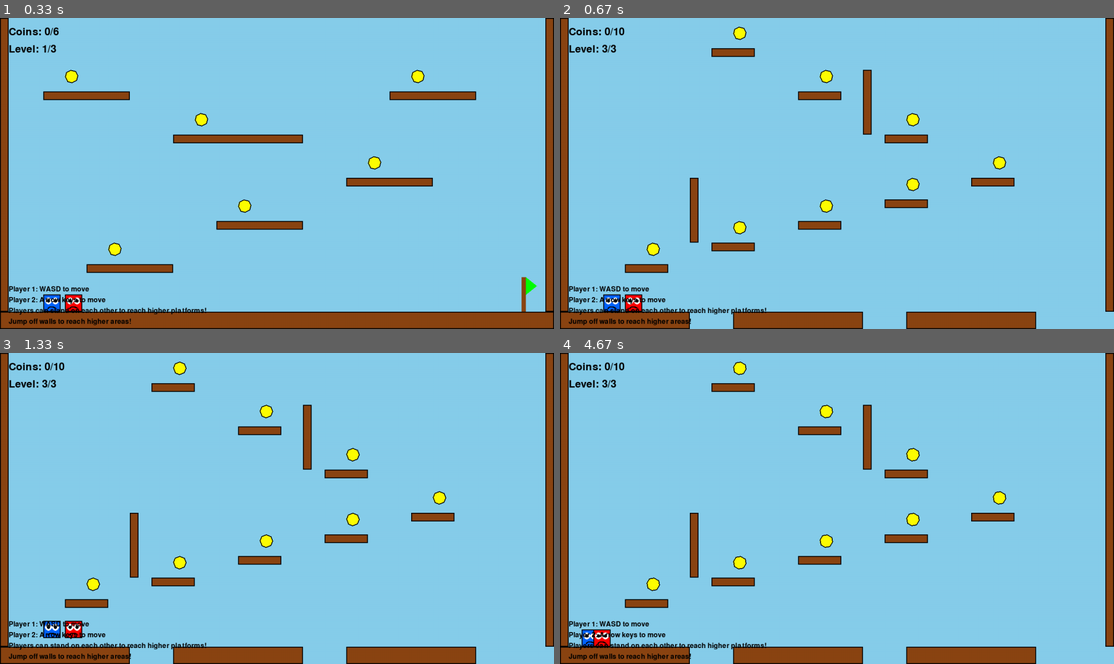
Above: before the commit, frames 1-4 (two rows, left to right).
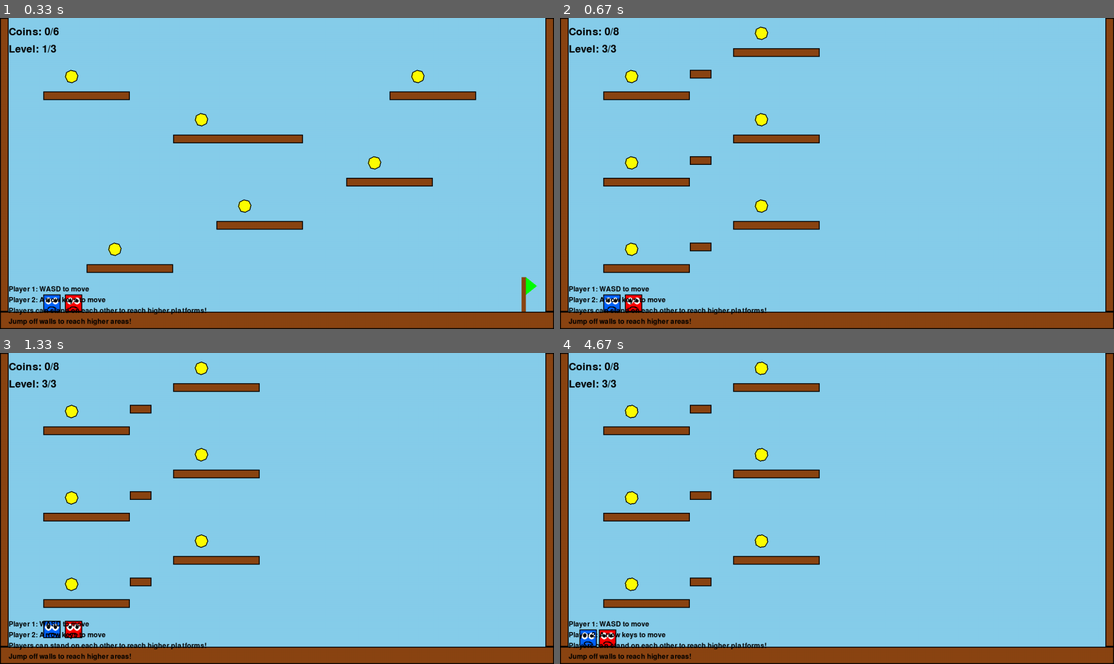
Above: after the commit, the same moments.

Repository: robjohncolson/Downloads
Game: pygame game, started from pygame_smartboard_starter (1).py
The game is run twice, just before and just after one commit, with the same random seed, the same clock (stepped at 60 frames per second) and the same inputs.
Inputs:
- Up to frame 1 (0.33 s): no input
- Up to frame 2 (0.67 s): tap 3 at 0.33 s
- Up to frame 3 (1.33 s): hold Right 0.67-1.13 s; hold D 0.67-1.13 s; tap 2 at 0.82 s; hold Up from 1.17 s (still down); hold W from 1.17 s (still down); tap 3 at 1.32 s
- Up to frame 4 (4.67 s): release Up at 1.47 s; release W at 1.47 s; hold Right 1.5-1.97 s; hold D 1.5-1.97 s; tap 1 at 1.65, 3.15 s; hold Left 2-2.53 s; hold A 2-2.53 s; tap 2 at 2.15, 3.55 s; hold Left 2.57-2.97 s; hold A 2.57-2.97 s; tap 3 at 2.72, 4.22 s; hold Up 3-3.37 s; hold W 3-3.37 s; hold Right 3.4-4.03 s; hold D 3.4-4.03 s; hold Left 4.07-4.53 s; hold A 4.07-4.53 s; hold Right from 4.57 s (still down); hold D from 4.57 s (still down)

Frame 1 is identical in both runs. In frame 2, 7.6% of the frame differs, in the area x 7-100%, y 2-100%; in frame 3, 7.6%; in frame 4, 7.9%, in the area x 3-100%, y 2-100%.

Commit message:
fix the faces

Diff:
--- a/pygame_smartboard_starter (1).py
+++ b/pygame_smartboard_starter (1).py
@@ -94,14 +94,14 @@
         self.last_wall_id = None  # Track the last wall we jumped from
         self.bounce_timer = 0  # Timer to enforce bounce direction
         self.ignore_wall_contact = False  # Flag to ignore wall contact during bounce
-        self.has_wall_jumped = False  # Flag to track if player has performed a wall jump
+        self.happy_face = False  # New attribute to track if player should show happy face
 
     def update(self, platforms, coins, keys_pressed, other_players=None):
         # Handle bounce timer
         if self.bounce_timer > 0:
             self.bounce_timer -= 1
-            # Force velocity in bounce direction while timer is active - back to default force
-            self.vel_x = self.wall_jump_direction * MOVE_SPEED * 1.5  # Back to default 1.5
+            # Force velocity in bounce direction while timer is active
+            self.vel_x = self.wall_jump_direction * MOVE_SPEED * 1.5
 
             # While bouncing, ignore wall contact with the same wall
             self.ignore_wall_contact = True
@@ -119,19 +119,18 @@
 
             # Check if player can jump
             can_normal_jump = self.on_ground or self.standing_on_player
-            can_do_wall_jump = self.can_wall_jump and not self.has_wall_jumped
+            can_do_wall_jump = self.can_wall_jump
 
             if keys_pressed[pygame.K_w] and self.bounce_timer <= 0 and (can_normal_jump or can_do_wall_jump):
                 self.vel_y = JUMP_STRENGTH
                 self.is_jumping = True
 
-                if self.can_wall_jump and not self.has_wall_jumped:
-                    # Apply horizontal bounce away from wall with default force
-                    self.vel_x = self.wall_jump_direction * MOVE_SPEED * 1.5  # Back to default 1.5
+                if self.can_wall_jump:
+                    # Apply horizontal bounce away from wall
+                    self.vel_x = self.wall_jump_direction * MOVE_SPEED * 1.5
                     self.can_wall_jump = False  # Use up the wall jump
-                    self.has_wall_jumped = True  # Mark that player has wall jumped
                     # Briefly prevent player from overriding the bounce direction
-                    self.bounce_timer = 10  # Back to original 10 frames
+                    self.bounce_timer = 10
 
                 jump_sound.play()  # Play jump sound
 
@@ -145,19 +144,18 @@
 
             # Check if player can jump
             can_normal_jump = self.on_ground or self.standing_on_player
-            can_do_wall_jump = self.can_wall_jump and not self.has_wall_jumped
+            can_do_wall_jump = self.can_wall_jump
 
             if keys_pressed[pygame.K_UP] and self.bounce_timer <= 0 and (can_normal_jump or can_do_wall_jump):
                 self.vel_y = JUMP_STRENGTH
                 self.is_jumping = True
 
-                if self.can_wall_jump and not self.has_wall_jumped:
-                    # Apply horizontal bounce away from wall with default force
-                    self.vel_x = self.wall_jump_direction * MOVE_SPEED * 1.5  # Back to default 1.5
+                if self.can_wall_jump:
+                    # Apply horizontal bounce away from wall
+                    self.vel_x = self.wall_jump_direction * MOVE_SPEED * 1.5
                     self.can_wall_jump = False  # Use up the wall jump
-                    self.has_wall_jumped = True  # Mark that player has wall jumped
                     # Briefly prevent player from overriding the bounce direction
-                    self.bounce_timer = 10  # Back to original 10 frames
+                    self.bounce_timer = 10
 
                 jump_sound.play()  # Play jump sound
 
@@ -171,7 +169,7 @@
         # Move horizontally
         self.rect.x += int(self.vel_x)
 
-        # Check for horizontal collisions
+        # Check for horizontal collisions with platforms
         self.touching_wall = False  # Reset wall contact status
         current_wall_id = None
 
@@ -193,20 +191,25 @@
                         current_wall_id = id(platform)  # Use platform's memory address as unique ID
                 self.vel_x = 0
 
-        # Enable wall jump if touching a wall, not on ground, and it's a different wall
-        # AND player hasn't already used their wall jump
-        if self.touching_wall and not self.on_ground and current_wall_id != self.last_wall_id and not self.has_wall_jumped:
+        # Check for horizontal collisions with other players
+        if other_players:
+            for other in other_players:
+                if self.rect.colliderect(other.rect):
+                    if self.vel_x > 0:  # Moving right
+                        self.rect.right = other.rect.left
+                    elif self.vel_x < 0:  # Moving left
+                        self.rect.left = other.rect.right
+                    self.vel_x = 0
+
+        # Enable wall jump if touching a wall and not on ground
+        if self.touching_wall and not self.on_ground and current_wall_id != self.last_wall_id:
             self.can_wall_jump = True
             self.last_wall_id = current_wall_id  # Remember this wall
-        else:
-            # If player has already wall jumped, don't allow another wall jump
-            if self.has_wall_jumped:
-                self.can_wall_jump = False
 
         # Move vertically
         self.rect.y += int(self.vel_y)
 
-        # Check for vertical collisions
+        # Check for vertical collisions with platforms
         self.on_ground = False
         self.standing_on_player = False
 
@@ -219,7 +222,19 @@
                     self.rect.top = platform.rect.bottom
                 self.vel_y = 0
 
-        # Check if standing on another player
+        # Check for vertical collisions with other players
+        if other_players:
+            for other in other_players:
+                if self.rect.colliderect(other.rect):
+                    if self.vel_y > 0:  # Falling onto other player
+                        self.rect.bottom = other.rect.top
+                        self.standing_on_player = True
+                        self.vel_y = 0
+                    elif self.vel_y < 0:  # Jumping into other player from below
+                        self.rect.top = other.rect.bottom
+                        self.vel_y = 0
+
+        # Check if standing on another player (separate check for when already positioned)
         if other_players:
             for other in other_players:
                 if (self.rect.bottom == other.rect.top + 1 and
@@ -238,7 +253,6 @@
         if self.on_ground:
             self.is_jumping = False
             self.last_wall_id = None  # Reset wall tracking when touching ground
-            self.has_wall_jumped = False  # Reset wall jump flag when touching ground
 
     def respawn(self):
         self.rect.x = self.spawn_x
@@ -246,7 +260,7 @@
         self.vel_x = 0
         self.vel_y = 0
         self.last_wall_id = None
-        self.has_wall_jumped = False
+        self.can_wall_jump = False    # Reset can_wall_jump on respawn
 
     def draw(self, screen):
         pygame.draw.rect(screen, self.color, self.rect)
@@ -262,9 +276,14 @@
         pygame.draw.circle(screen, BLACK, (self.rect.left + 12, self.rect.top + 15), pupil_size)
         pygame.draw.circle(screen, BLACK, (self.rect.right - 12, self.rect.top + 15), pupil_size)
 
-        # Draw mouth
+        # Draw mouth - happy face if all coins collected, normal face otherwise
         mouth_y = self.rect.top + 28
-        pygame.draw.arc(screen, BLACK, (self.rect.left + 10, mouth_y, 20, 10), 0, math.pi, 2)
+        if self.happy_face:
+            # Draw happy mouth (smile)
+            pygame.draw.arc(screen, BLACK, (self.rect.left + 10, mouth_y - 5, 20, 15), math.pi, 2*math.pi, 2)
+        else:
+            # Draw normal mouth (straight line)
+            pygame.draw.arc(screen, BLACK, (self.rect.left + 10, mouth_y, 20, 10), 0, math.pi, 2)
 
         # Visual indicator for wall sliding
         if self.touching_wall and not self.on_ground:
@@ -415,42 +434,37 @@
 
 def create_level_3():
     platforms = [
-        # Floor - with gaps!
-        Platform(0, SCREEN_HEIGHT - 40, 300, 40),
-        Platform(400, SCREEN_HEIGHT - 40, 300, 40),
-        Platform(800, SCREEN_HEIGHT - 40, 300, 40),
-
-        # Platforms - complex arrangement
-        Platform(150, SCREEN_HEIGHT - 150, 100, 20),
-        Platform(350, SCREEN_HEIGHT - 200, 100, 20),
-        Platform(550, SCREEN_HEIGHT - 250, 100, 20),
-        Platform(750, SCREEN_HEIGHT - 300, 100, 20),
-        Platform(950, SCREEN_HEIGHT - 350, 100, 20),
-        Platform(750, SCREEN_HEIGHT - 450, 100, 20),
-        Platform(550, SCREEN_HEIGHT - 550, 100, 20),
-        Platform(350, SCREEN_HEIGHT - 650, 100, 20),
-        Platform(150, SCREEN_HEIGHT - 750, 800, 20),  # Top platform with goal
+        # Floor
+        Platform(0, SCREEN_HEIGHT - 40, SCREEN_WIDTH, 40),
+
+        # Platforms - challenging spiral arrangement
+        Platform(100, SCREEN_HEIGHT - 150, 200, 20),
+        Platform(400, SCREEN_HEIGHT - 250, 200, 20),
+        Platform(100, SCREEN_HEIGHT - 350, 200, 20),
+        Platform(400, SCREEN_HEIGHT - 450, 200, 20),
+        Platform(100, SCREEN_HEIGHT - 550, 200, 20),
+        Platform(400, SCREEN_HEIGHT - 650, 200, 20),
+        Platform(100, SCREEN_HEIGHT - 750, 800, 20),  # Top platform with goal
+
+        # Add connecting platforms to make level completable
+        Platform(300, SCREEN_HEIGHT - 200, 50, 20),  # Bridge
+        Platform(300, SCREEN_HEIGHT - 400, 50, 20),  # Bridge
+        Platform(300, SCREEN_HEIGHT - 600, 50, 20),  # Bridge
 
         # Walls
         Platform(0, 0, 20, SCREEN_HEIGHT - 40),
         Platform(SCREEN_WIDTH - 20, 0, 20, SCREEN_HEIGHT - 40),
-
-        # Additional obstacles
-        Platform(300, SCREEN_HEIGHT - 350, 20, 150),  # Vertical obstacle
-        Platform(700, SCREEN_HEIGHT - 600, 20, 150),  # Vertical obstacle
     ]
 
     coins = [
-        Coin(200, SCREEN_HEIGHT - 200),
-        Coin(400, SCREEN_HEIGHT - 250),
-        Coin(600, SCREEN_HEIGHT - 300),
-        Coin(800, SCREEN_HEIGHT - 350),
-        Coin(1000, SCREEN_HEIGHT - 400),
-        Coin(800, SCREEN_HEIGHT - 500),
-        Coin(600, SCREEN_HEIGHT - 600),
-        Coin(400, SCREEN_HEIGHT - 700),
-        Coin(200, SCREEN_HEIGHT - 800),
-        Coin(600, SCREEN_HEIGHT - 800),
+        Coin(150, SCREEN_HEIGHT - 200),
+        Coin(450, SCREEN_HEIGHT - 300),
+        Coin(150, SCREEN_HEIGHT - 400),
+        Coin(450, SCREEN_HEIGHT - 500),
+        Coin(150, SCREEN_HEIGHT - 600),
+        Coin(450, SCREEN_HEIGHT - 700),
+        Coin(250, SCREEN_HEIGHT - 800),
+        Coin(550, SCREEN_HEIGHT - 800),
     ]
 
     total_coins = len(coins)
@@ -463,7 +477,7 @@
     elif level == 2:
         return Goal(700, SCREEN_HEIGHT - 730)  # Positioned directly on the top platform
     elif level == 3:
-        return Goal(SCREEN_WIDTH - 100, SCREEN_HEIGHT - 830)  # At the top platform for level 3
+        return Goal(700, SCREEN_HEIGHT - 830)  # At the top platform for level 3
 
 def main():
     # Create game objects
@@ -565,6 +579,14 @@
                 len(coins) == 0):
                 game_complete = True
 
+            # Update player faces based on coin collection
+            if len(coins) == 0:
+                player1.happy_face = True
+                player2.happy_face = True
+            else:
+                player1.happy_face = False
+                player2.happy_face = False
+
         # Draw everything
         screen.fill((135, 206, 235))  # Sky blue
 
